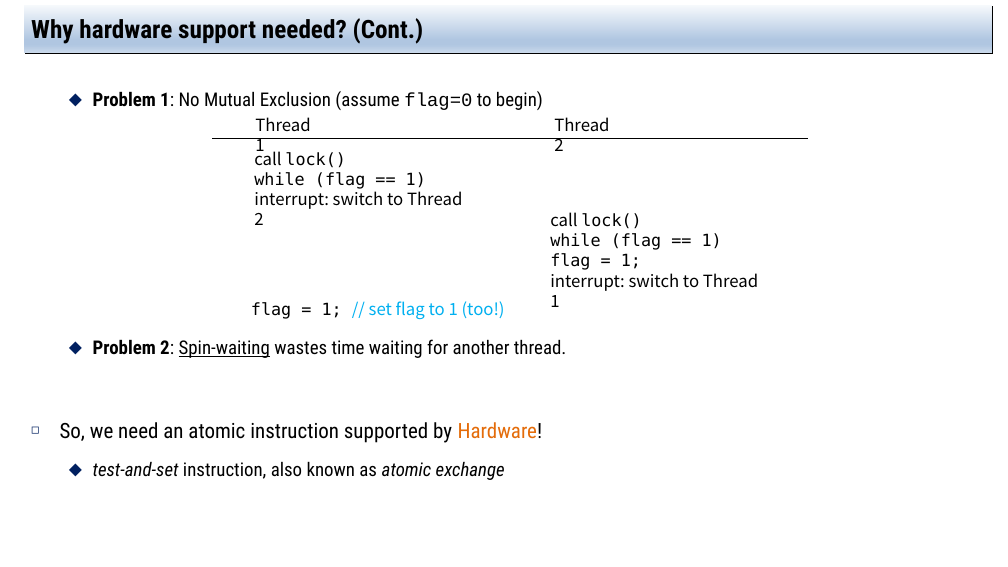
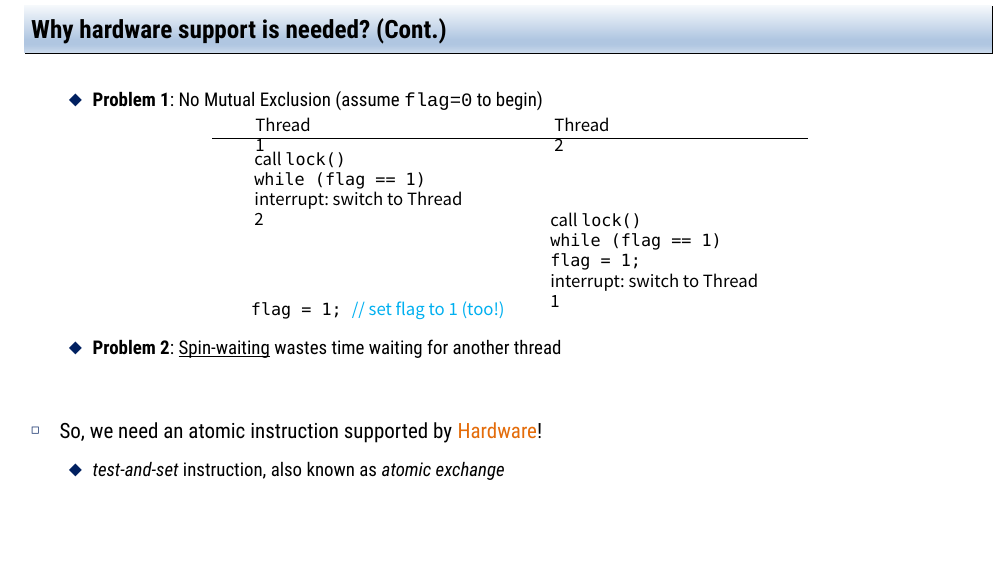
Before and after one commit to jachermocilla/extra-course-materials, a slide deck: slide 13 of cmsc125/ostep/slides/02.Concurrency/28.Locks.pptx. Drawn at 1008x567 pixels with LibreOffice and Linux fonts; fonts in the diff are those of the drawing. Boxes give left, top, right and bottom in pixels: in the first picture for what was removed or moved away, otherwise in the second. Text is boxed around its words. In the diff, an @@ line names an element or a change of style, - is before the commit and + after.

```diff
--- a/cmsc125/ostep/slides/02.Concurrency/28.Locks.pptx
+++ b/cmsc125/ostep/slides/02.Concurrency/28.Locks.pptx
@@ title at [31, 15, 447, 44]: text changed @@
-Why hardware support needed? (Cont.)
+Why hardware support is needed? (Cont.)
@@ text at [93, 339, 562, 358]: text changed @@
-  ⬥ Problem 2: Spin-waiting wastes time waiting for another thread.
+  ⬥ Problem 2: Spin-waiting wastes time waiting for another thread
```
Also in this commit, not shown: 20 other slides changed, 3 other files.
